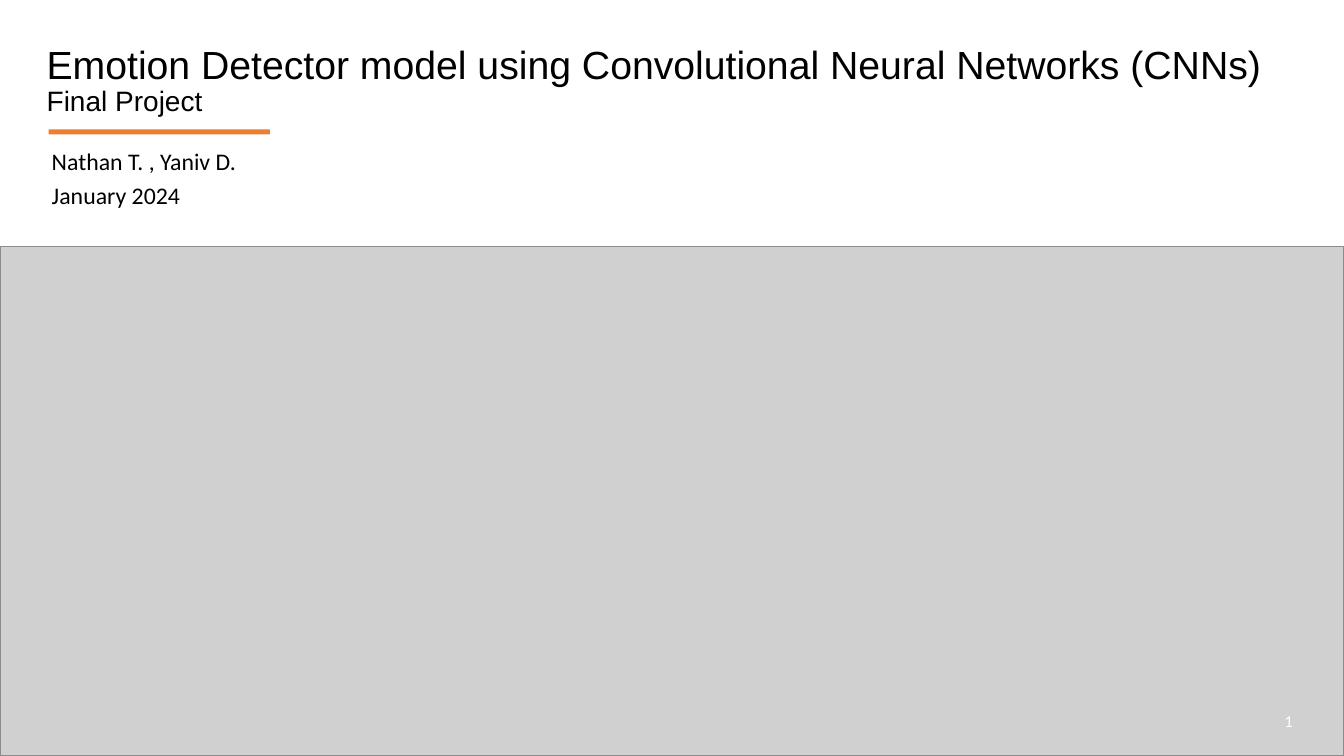
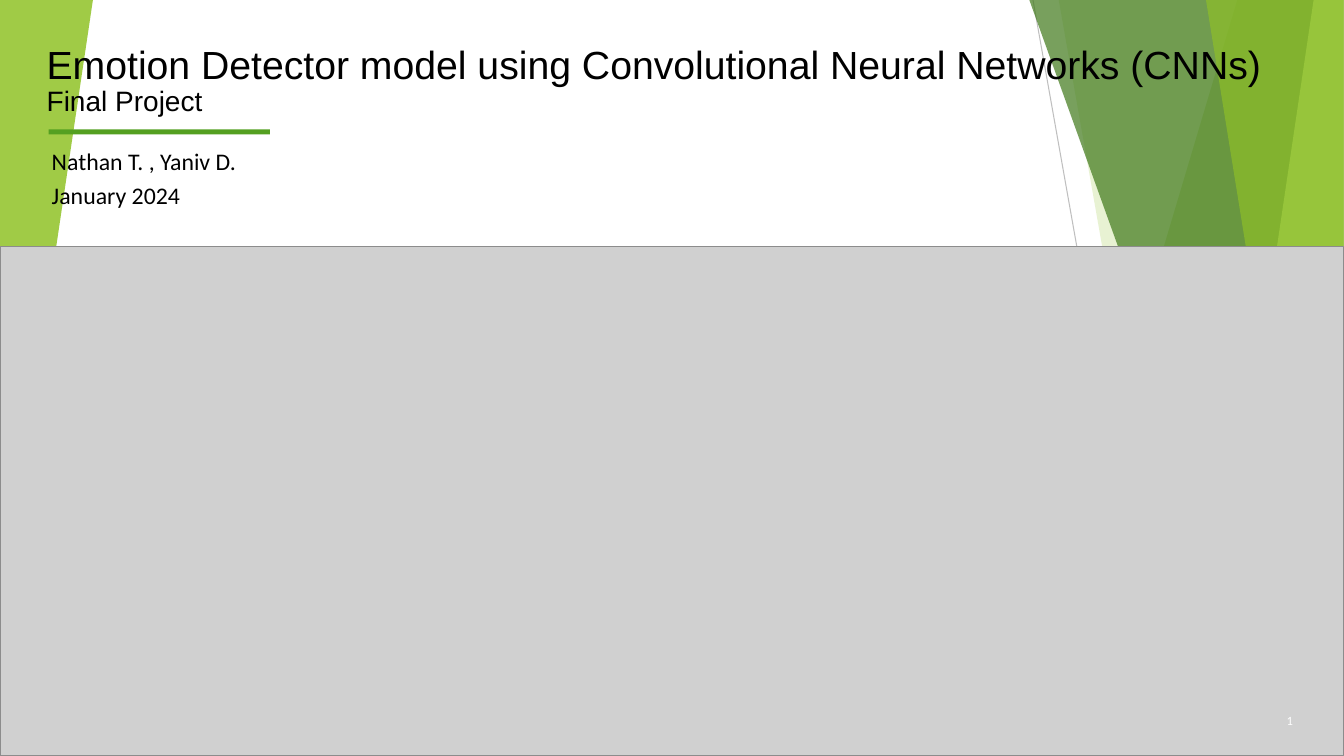
Before and after one commit to AndroZa0812/FacialEmotionRecognition, a slide deck: slide 1 of EmotionDetection.pptx. Drawn at 1344x756 pixels with LibreOffice and Linux fonts; fonts in the diff are those of the drawing; grey boxes stand for pictures. Boxes give left, top, right and bottom in pixels: in the first picture for what was removed or moved away, otherwise in the second. Text is boxed around its words. In the diff, an @@ line names an element or a change of style, - is before the commit and + after.

```diff
--- a/EmotionDetection.pptx
+++ b/EmotionDetection.pptx
@@ group added at (0, 0, 1344, 756): 5 freeform shapes, 3 triangles, 2 lines @@
@@ rectangle at (48, 130, 270, 135): fill #ED7D31 to #54A021 @@
@@ page number at (1287, 724, 1293, 725): size 12 to 9 pt @@
```
Also in this commit, not shown: 16 other slides changed, 1 slide added.
